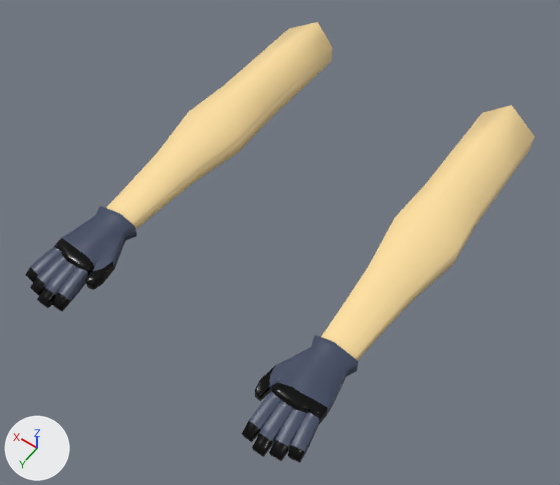
An edit to the Blender file Assets/Models/SoliderGloves.blend, drawn before and after from the same camera.
The view is the same before and after, from a camera (50 mm lens) standing at (-2.36, 2.15, 4.87) and looking at (-0.05, -1.08, -0.21). Every picture has the same lights, and +X, +Y and +Z are marked at lower left.

The scene before the commit, as lines of its bpy script (objects in view):
```python
me_cube = bpy.data.meshes.new('Cube')
me_cube.from_pydata(...)  # 204 vertices, 200 faces; spans x -2.0..2.4, y -23.6..3.9, z -3.8..4.3
me_cube.polygons.foreach_set('use_smooth', [True] * 200)
# faces by material slot: [88, 40, 34, 38]
me_cube.materials.append(mat_material)  # dark blue #3f4861
me_cube.materials.append(mat_material_001)  # black #000000
me_cube.materials.append(mat_material_002)  # blue #63799b
me_cube.materials.append(mat_material_003)  # beige #ffe1a1
me_cube_003 = bpy.data.meshes.new('Cube.003')
me_cube_003.from_pydata(...)  # 204 vertices, 200 faces; spans x -2.0..2.4, y -23.6..3.9, z -3.8..4.3
me_cube_003.polygons.foreach_set('use_smooth', [True] * 200)
# faces by material slot: [88, 40, 34, 38]
me_cube_003.materials.append(mat_material)  # dark blue #3f4861
me_cube_003.materials.append(mat_material_001)  # black #000000
me_cube_003.materials.append(mat_material_002)  # blue #63799b
me_cube_003.materials.append(mat_material_003)  # beige #ffe1a1
ob_cube = bpy.data.objects.new('Cube', me_cube)
ob_cube.location = (1.024, 0.007, 0.0)
ob_cube.scale = (0.136, 0.136, 0.059)
_m = ob_cube.modifiers.new('Subdivision', 'SUBSURF')
_m.subdivision_type = 'SIMPLE'
_m.render_levels = 0
ob_cube_001 = bpy.data.objects.new('Cube.001', me_cube_003)
ob_cube_001.location = (-1.024, 0.007, 0.0)
ob_cube_001.rotation_euler = (3.142, 0.0, 0.0)  # degrees (180, 0, 0)
ob_cube_001.scale = (-0.136, -0.136, -0.059)
_m = ob_cube_001.modifiers.new('Subdivision', 'SUBSURF')
_m.subdivision_type = 'SIMPLE'
_m.render_levels = 0
```
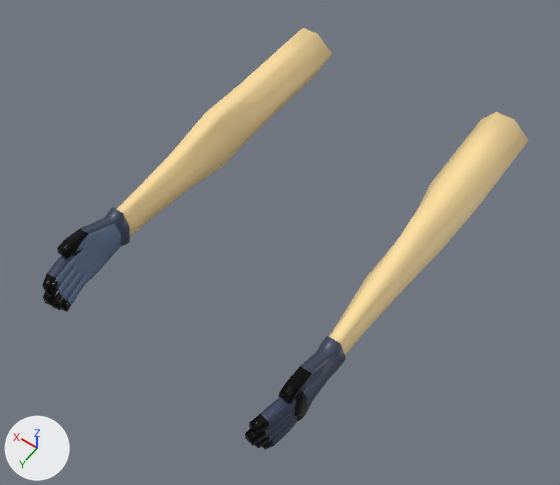
Where the change shows, as pixel boxes (x1, y1, x2, y2) in the pictures (560 x 485 px):
'Cube.001', turned, rescaled: before (242, 105, 535, 463); after (245, 112, 528, 449)
'Cube', turned, rescaled: before (25, 22, 332, 311); after (42, 28, 332, 312)

Diff of the bpy script that builds the scene:
```diff
--- a/Assets/Models/SoliderGloves.blend.py
+++ b/Assets/Models/SoliderGloves.blend.py
@@ ob_cube @@
 ob_cube.location = (1.024, 0.007, 0.0)
-ob_cube.scale = (0.136, 0.136, 0.059)
+ob_cube.rotation_euler = (0.0, 1.571, 0.0)  # degrees (0, 90, 0)
+ob_cube.scale = (0.134, 0.134, 0.058)
 _m = ob_cube.modifiers.new('Subdivision', 'SUBSURF')
@@ ob_cube_001 @@
 ob_cube_001.location = (-1.024, 0.007, 0.0)
-ob_cube_001.rotation_euler = (3.142, 0.0, 0.0)  # degrees (180, 0, 0)
-ob_cube_001.scale = (-0.136, -0.136, -0.059)
+ob_cube_001.rotation_euler = (-3.142, -1.571, 0.0)  # degrees (-180, -90, 0)
+ob_cube_001.scale = (-0.134, -0.134, -0.058)
 _m = ob_cube_001.modifiers.new('Subdivision', 'SUBSURF')
```
